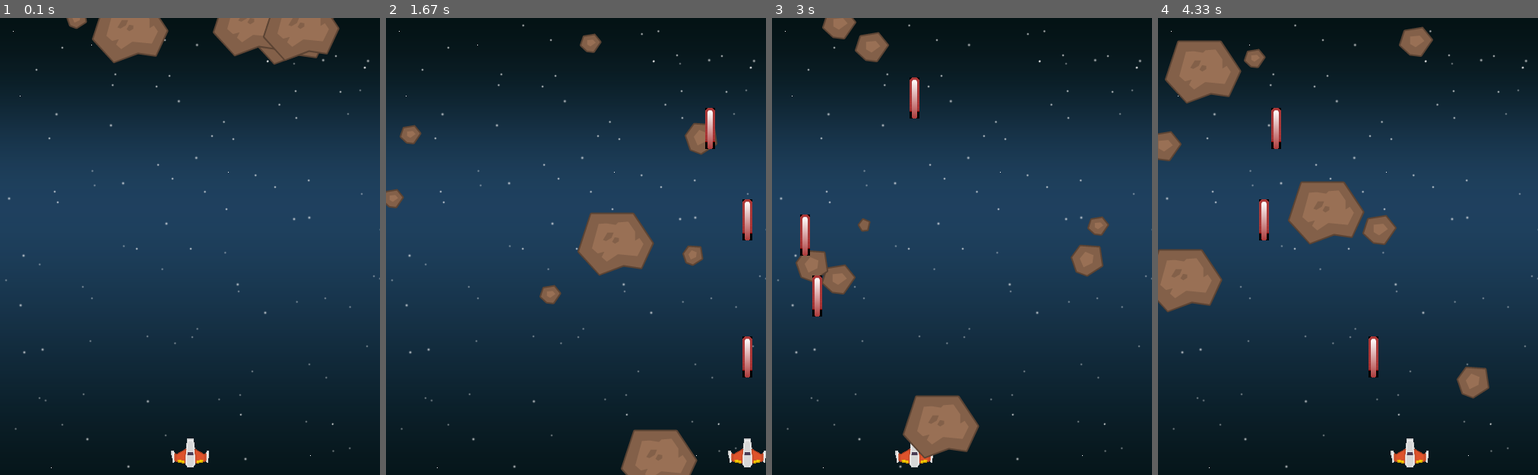
Above: before the commit, frames 1-4 (left to right).
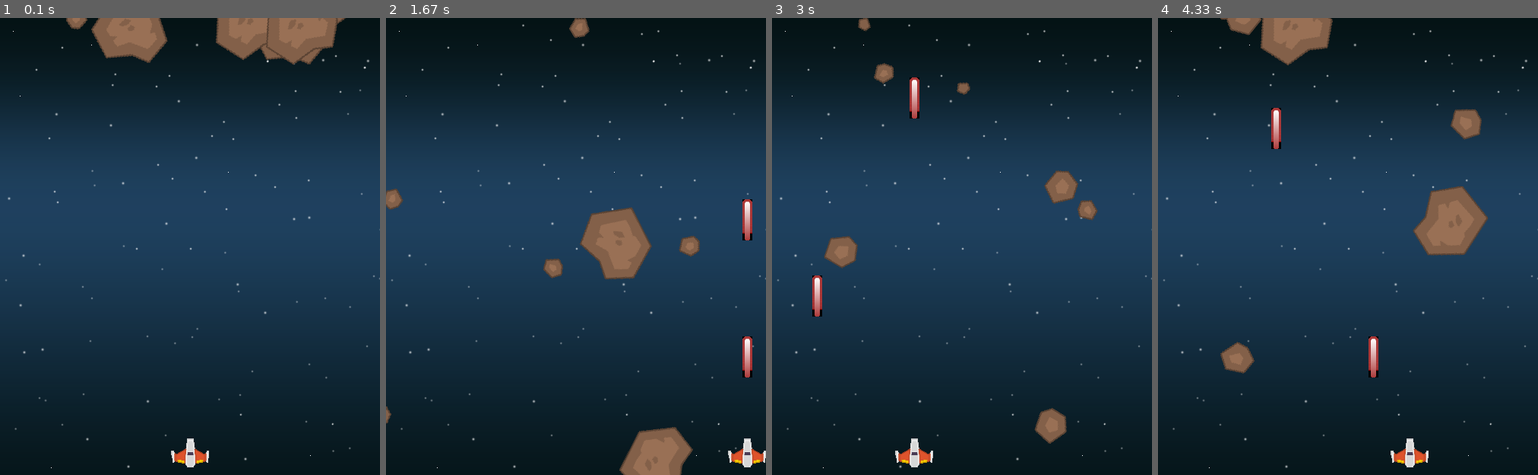
Above: after the commit, the same moments.

Repository: EasonChen11/pythonProject_pygame
Game: pygame game, started from main.py
Two runs of this game, one before a commit and one after it. Both use one fixed random seed, a clock stepped at 60 frames per second and the inputs below.
Inputs:
- Up to frame 1 (0.1 s): no input
- Up to frame 2 (1.67 s): tap Space at 0.33, 0.73, 1.03, 1.23, 1.53 s; hold Right 0.67-1.13 s; hold Right 1.17-1.63 s
- Up to frame 3 (3 s): hold Left 1.67-2.2 s; tap Space at 1.73, 2.03, 2.3, 2.6, 2.73 s; hold Left 2.23-2.63 s; hold Right from 2.67 s (still down)
- Up to frame 4 (4.33 s): tap Space at 3.03, 3.4, 3.7, 3.9, 4.2 s; release Right at 3.3 s; hold Left 3.33-3.8 s; hold Right 3.83-4.3 s

The runs differ from the first frame. In frame 1, 0.8% of the frame differs, in the area x 17-91%, y 0-11%; in frame 2, 2.7%; in frame 3, 6.4%; in frame 4, 13%, in the area x 0-88%, y 0-84%.

Commit message:
rock rotate

Diff:
--- a/main.py
+++ b/main.py
@@ -1,5 +1,7 @@
 # https://www.youtube.com/watch?v=61eX0bFAsYs&ab_channel=GrandmaCan-%E6%88%91%E9%98%BF%E5%AC%A4%E9%83%BD%E6%9C%83
 # image https://drive.google.com/drive/folders/10-SA2Fiyf5cm3jUNW2s1zskh0-2eQl9V
+import time
+
 import pygame
 import random
 
@@ -37,9 +39,12 @@
         self.rect = self.image.get_rect()   # 把圖片加框線(可設定中心、上方...) (自己的邊界=圖片框線)(rect=rectangle矩形)
         # self.rect.x = 200                   # 設定座標位
         # self.rect.y = 200
+        self.radius = 20
+        # pygame.draw.circle(self.image, RED, self.rect.center, self.radius)
         self.rect.centerx  = WIDTH/2
         self.rect.bottom = HEIGHT - 10
         self.speedx = 8
+        self.HP = 5
     def update(self):
         key_pressed = pygame.key.get_pressed()  # 取得鍵盤哪個鍵被按下的bool，函式會傳回list包含每個按鍵的bool(有按=True,else=False)
         if key_pressed[pygame.K_RIGHT]:
@@ -56,6 +61,7 @@
     def shoot(self):
         bullet = Bullet(self.rect.centerx, self.rect.top)
         all_sprites.add(bullet)
+        bullets.add(bullet)
 
 
 class Rock(pygame.sprite.Sprite):
@@ -63,22 +69,37 @@
         pygame.sprite.Sprite.__init__(self)
         # self.image = pygame.Surface((30, 40))   # 創造平面
         # self.image.fill(RED)    # 設定平面顏色
-        self.image = pygame.image.load(f"./img/rock{random.randrange(0, 6)}.png")
-        self.image.set_colorkey(WHITE)
+        self.image_origin = pygame.image.load(f"./img/rock{random.randrange(0, 6)}.png")
+        self.image_origin.set_colorkey(WHITE)
+        self.image = self.image_origin.copy()
         self.rect = self.image.get_rect()   # 把圖片加框線(可設定中心、上方...) (自己的邊界=圖片框線)(rect=rectangle矩形)
+        self.radius = self.rect.width/2
         self.rect.x = random.randrange(0, WIDTH-self.rect.width)      # 設定座標位
         self.rect.y = random.randrange(-100, -40)
         self.speedx = random.randrange(-3, 3)
         self.speedy = random.randrange(2, 10)
-    def reset ( self ):
-        self.image = pygame.image.load(f"./img/rock{random.randrange(0, 6)}.png")
-        self.image.set_colorkey(WHITE)
+        self.total_degree = 0
+        self.rotate_degree = int(random.choice([-3, 3]))
+    def reset(self):
+        self.image_origin = pygame.image.load(f"./img/rock{random.randrange(0, 6)}.png")
+        self.image_origin.set_colorkey(WHITE)
+        self.image = self.image_origin.copy()
         self.rect = self.image.get_rect()   # 把圖片加框線(可設定中心、上方...) (自己的邊界=圖片框線)(rect=rectangle矩形)
         self.rect.x = random.randrange(0, WIDTH - self.rect.width)
         self.rect.y = random.randrange(-100, -40)
         self.speedx = random.randrange(-3, 3)
         self.speedy = random.randrange(2, 10)
-    def update (self):
+        self.total_degree = 0
+    def rotate(self):
+        self.total_degree += self.rotate_degree
+        self.total_degree = self.total_degree % 360
+        self.image = pygame.transform.rotate(self.image_origin, self.total_degree)  # 旋轉圖片
+        center = self.rect.center
+        self.image.set_colorkey(WHITE)
+        self.rect = self.image.get_rect()
+        self.rect.center = center   # 重新定位
+    def update(self):
+        self.rotate()
         self.rect.x += self.speedx
         self.rect.y += self.speedy
         if self.rect.top > HEIGHT or self.rect.left > WIDTH or self.rect.right < 0:
@@ -99,10 +120,14 @@
             self.kill()     # 把所有包含此sprite 的Group 刪除此元素
 
 all_sprites = pygame.sprite.Group()
+rocks = pygame.sprite.Group()
+bullets = pygame.sprite.Group()
 player = Player()
 all_sprites.add(player)
 for i in range(8):
-    all_sprites.add(Rock())
+    r = Rock()
+    rocks.add(r)
+    all_sprites.add(r)
 
 # 取的時間物件
 clock = pygame.time.Clock()
@@ -111,6 +136,7 @@
 running = True
 while running:
     clock.tick(FPS)                     # 一秒最多刷新FPS次(1秒跑最多幾次while)
+    Ult = False
     # 取得輸入
     for event in pygame.event.get():     # 回傳所有動作
         if event.type == pygame.QUIT:    # 如果按下X ,pygame.QUIT 是按下X後的型態
@@ -120,6 +146,19 @@
                 player.shoot()
     # 更新遊戲
     all_sprites.update()                # 執行all_sprites群組內所有成員的update函式
+    hits = pygame.sprite.groupcollide(rocks, bullets, True, True, pygame.sprite.collide_rect)   # 檢查Group之間是否有碰撞(倒數兩個決定是否kill sprite)(最後一個給判斷邊界，預設矩形)
+    for hit in hits:
+        r = Rock()
+        rocks.add(r)
+        all_sprites.add(r)
+    hits = pygame.sprite.spritecollide(player, rocks, True, pygame.sprite.collide_circle)
+    if hits:
+        r = Rock()
+        rocks.add(r)
+        all_sprites.add(r)
+        player.HP -= 1
+    if not player.HP:
+        running = False
     # 畫面顯示
     # screen.fill(WHITE) # screen 為上面宣告的display ,fill 傳入三個(R,G,B) ,每個0-255 ,代表濃度
     screen.blit(background, (0, 0))     # blit(畫) 第一個是圖片，第二個是位置
